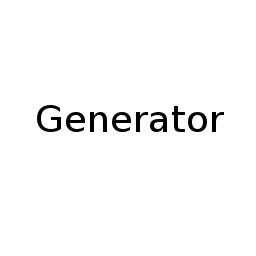
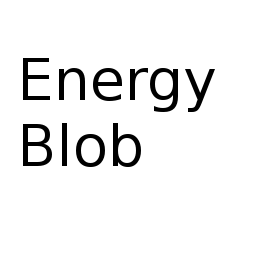
Layer changes from the first 256 x 256 image to the second:
added layer "EnergyBlob" above "Generator" over [23, 58, 215, 167]
hid "Generator" over [37, 105, 224, 132]
